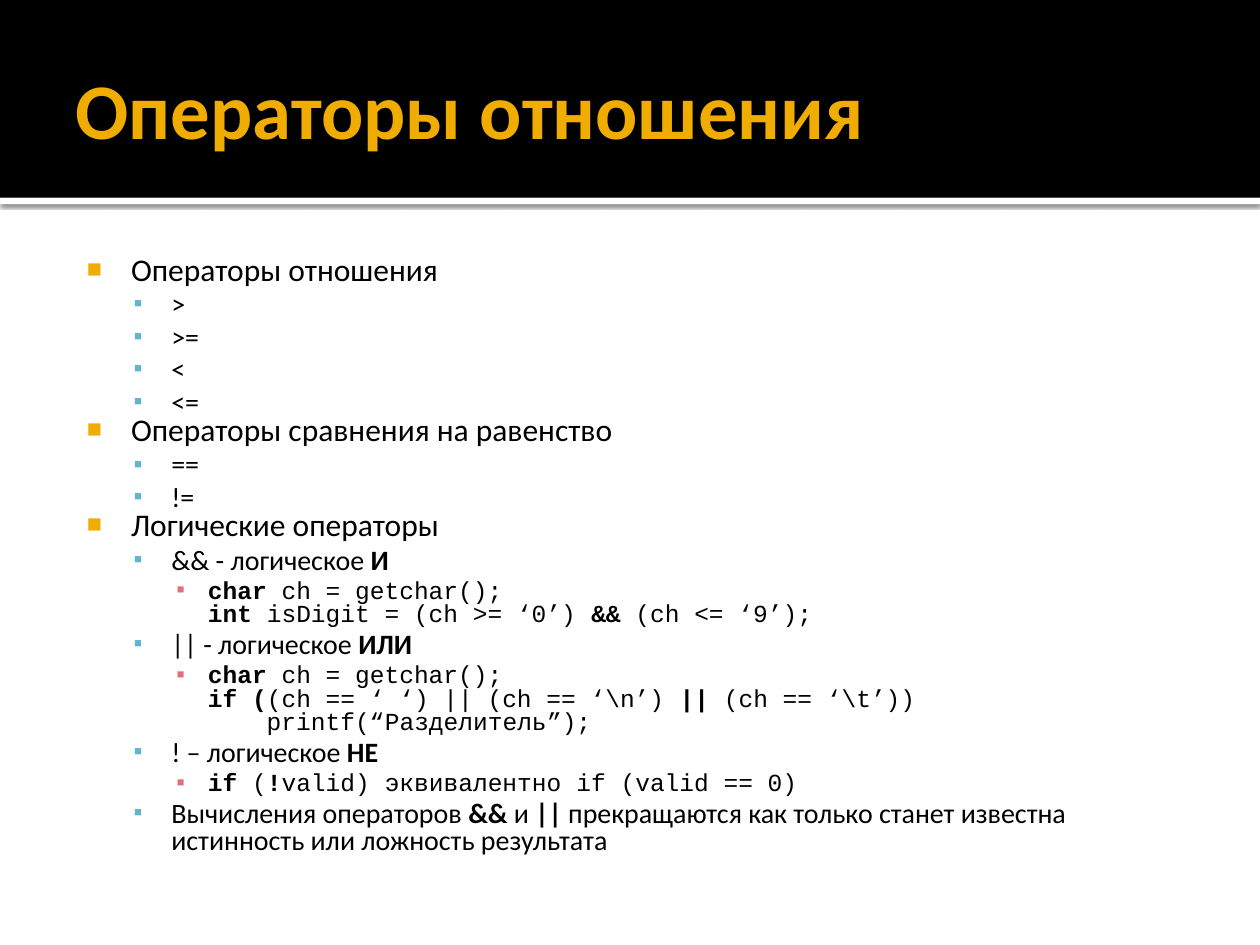
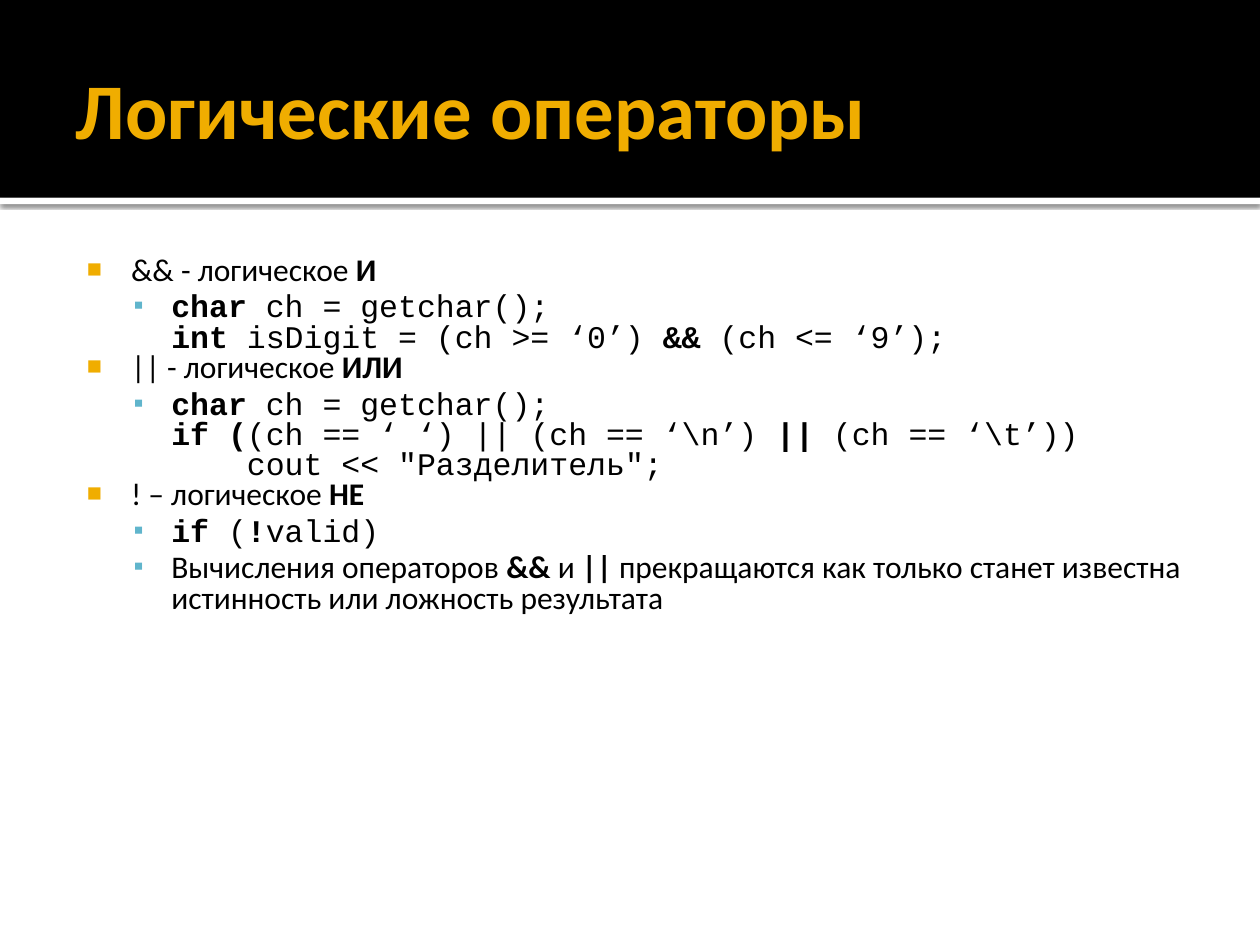
Before and after one commit to alexey-malov/oop, a slide deck: slide 42 of lectures/01/Синтаксис C++.pptx (slide 43 before the commit). Drawn at 1260x945 pixels with LibreOffice and Linux fonts; fonts in the diff are those of the drawing. Boxes give left, top, right and bottom in pixels: in the first picture for what was removed or moved away, otherwise in the second. Text is boxed around its words. In the diff, an @@ line names an element or a change of style, - is before the commit and + after.

```diff
--- a/lectures/01/Синтаксис C++.pptx
+++ b/lectures/01/Синтаксис C++.pptx
@@ title at [76, 88, 865, 152]: text changed @@
-Операторы отношения
+Логические операторы
@@ text at [131, 260, 612, 541]: paragraphs removed @@
-■ Операторы отношения
-  ▪ >
-  ▪ >=
-  ▪ <
-  ▪ <=
-■ Операторы сравнения на равенство
-  ▪ ==
-  ▪ !=
-■ Логические операторы
@@ text at [171, 260, 1180, 614]: size 16 to 18 pt in "&& - логическое И", "|| - логическое ИЛИ", "! – логическое НЕ", "Вычисления операторов && и || прекращаются как ..."; size 14 to 18 pt in "char ch = getchar(); int isDigit = ..."; bullet ▪ to ■; list level 2 to 1 in "&& - логическое И"; bullet colour #60B5CC to #F0AD00; list level 3 to 2 in "char ch = getchar(); int ..."; bullet colour #E66C7D to #60B5CC; list level 2 to 1 in "|| - логическое ИЛИ"; list level 2 to 1 in "! – логическое НЕ" @@
@@ text at [171, 392, 1078, 482]: text changed; size 14 to 18 pt @@
-    ▪ char ch = getchar();
-      if ((ch == ‘ ‘) || (ch == ‘\n’) || (ch == ‘\t’))
-      printf(“Разделитель”);
+  ▪ char ch = getchar();
+    if ((ch == ‘ ‘) || (ch == ‘\n’) || (ch == ‘\t’))
+    cout << "Разделитель";
@@ text at [171, 519, 379, 549]: text changed; size 14 to 18 pt @@
-    ▪ if (!valid) эквивалентно if (valid == 0)
+  ▪ if (!valid)
```
Also in this commit, not shown: 38 other slides changed, 2 slides added, 2 slides removed.
